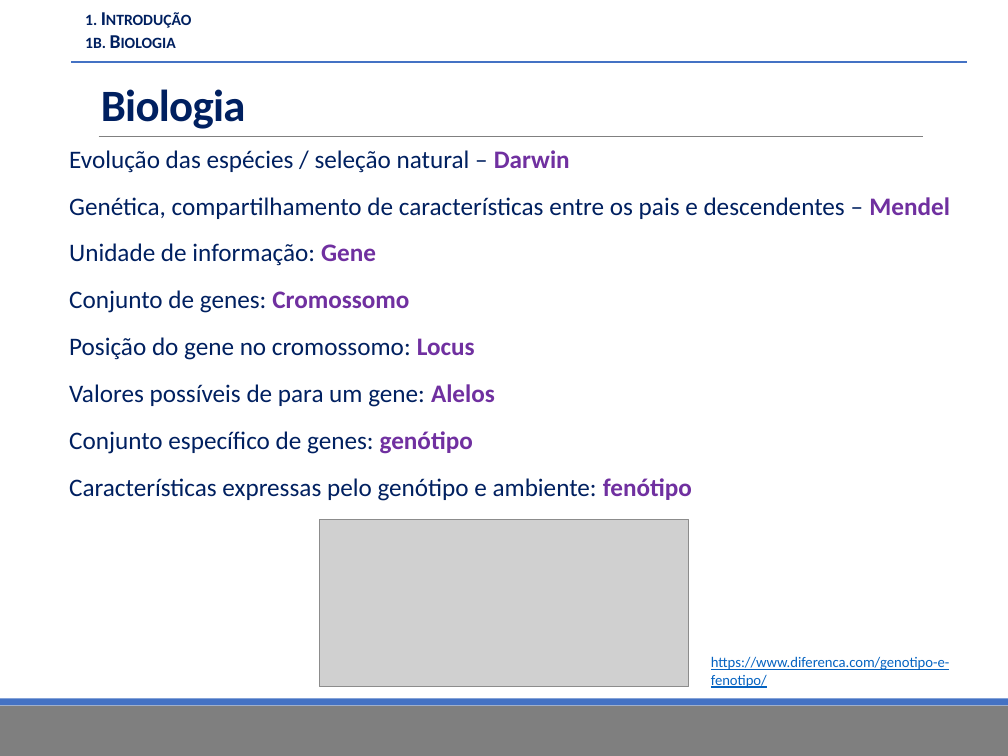
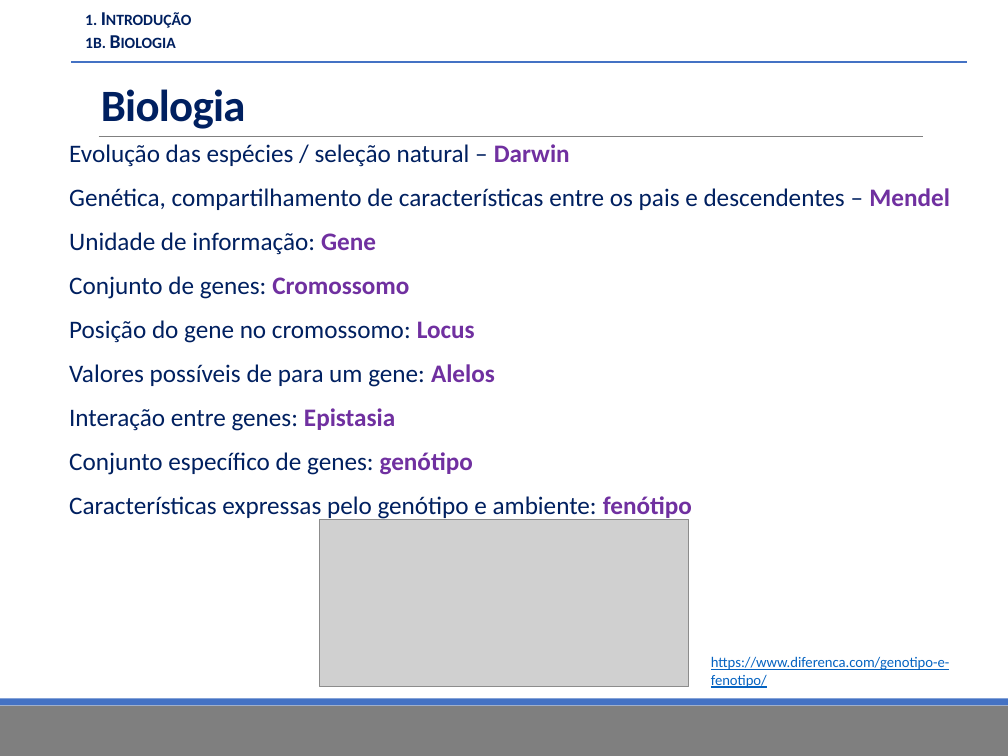
Before and after one commit to fkay/TCC-Monografia, a slide deck: slide 5 of Apresentação/TCC.pptx. Drawn at 1008x756 pixels with LibreOffice and Linux fonts; fonts in the diff are those of the drawing; grey boxes stand for pictures; background and template pictures are left out. Boxes give left, top, right and bottom in pixels: in the first picture for what was removed or moved away, otherwise in the second. Text is boxed around its words. In the diff, an @@ line names an element or a change of style, - is before the commit and + after.

```diff
--- a/Apresentação/TCC.pptx
+++ b/Apresentação/TCC.pptx
@@ text at <box>69,144,950,520</box>: less space between paragraphs @@
@@ text at <box>69,408,395,431</box>: paragraph added @@
+  Interação entre genes: Epistasia
```
Also in this commit, not shown: 5 other slides changed, 29 slides added, 3 other files.
